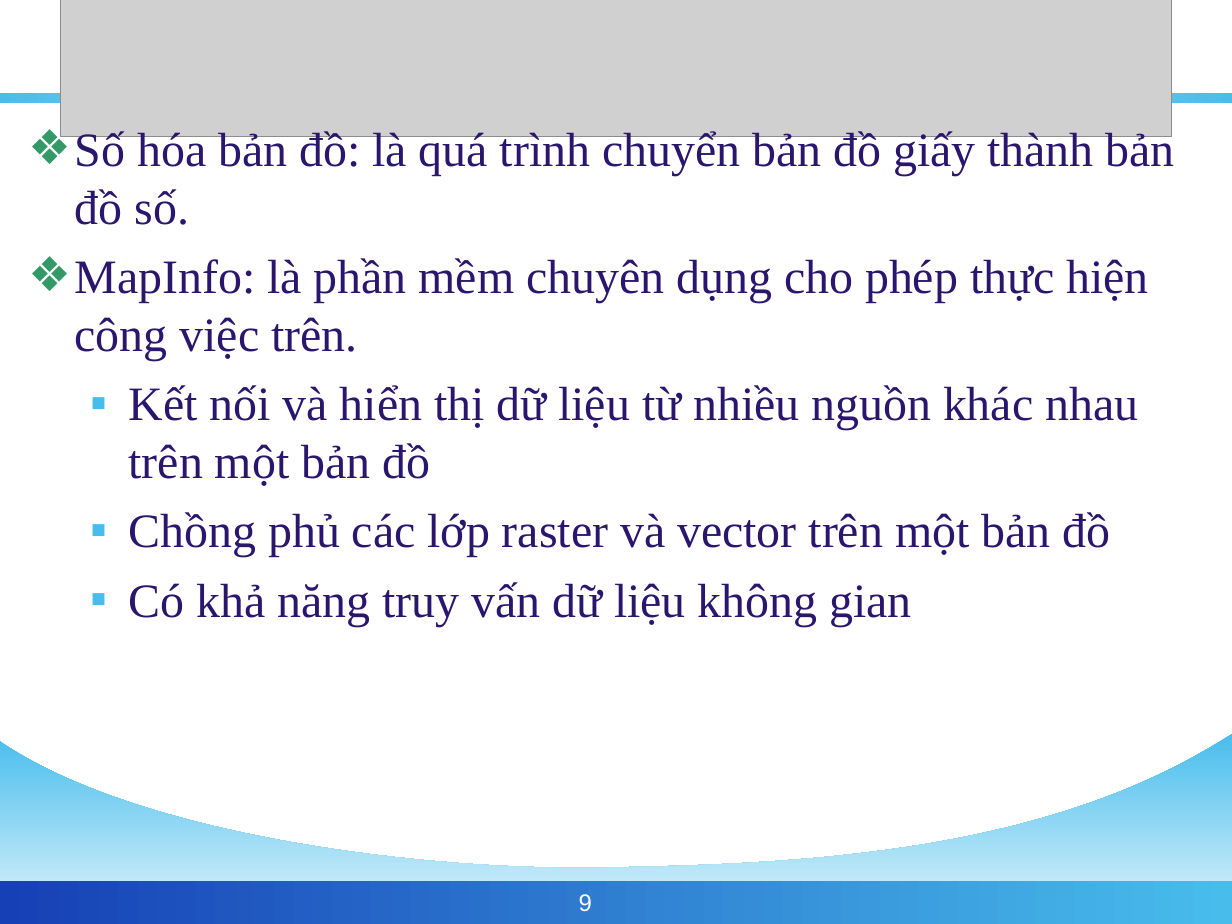
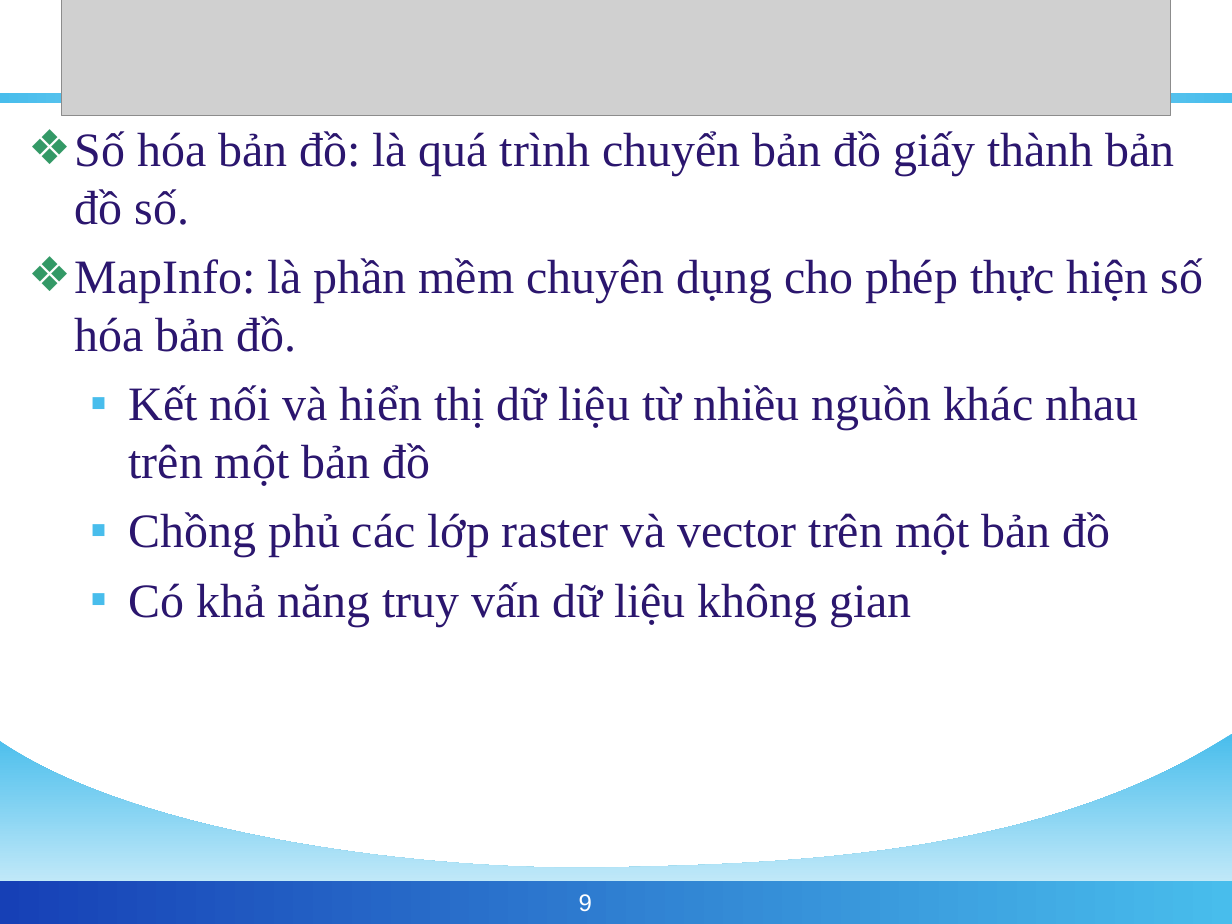
Before and after one commit to phamngsinh/cantho-webgis, a slide deck: slide 9 of Document/Bao Cao/BaoCaoLuanVan2.ppt. Drawn at 1232x924 pixels with LibreOffice and Linux fonts; fonts in the diff are those of the drawing; grey boxes stand for pictures; background and template pictures are left out. Boxes give left, top, right and bottom in pixels: in the first picture for what was removed or moved away, otherwise in the second. Text is boxed around its words. In the diff, an @@ line names an element or a change of style, - is before the commit and + after.

```diff
--- a/Document/Bao Cao/BaoCaoLuanVan2.ppt
+++ b/Document/Bao Cao/BaoCaoLuanVan2.ppt
@@ picture: place and size @@
-picture at <box>60,0,1170,137</box>
+picture at <box>62,0,1170,116</box>
@@ text at <box>75,258,1204,352</box>: text changed @@
-❖ MapInfo: là phần mềm chuyên dụng cho phép thực hiện công việc trên.
+❖ MapInfo: là phần mềm chuyên dụng cho phép thực hiện số hóa bản đồ.
```
Also in this commit, not shown: 26 other slides changed, 2 slides added.
